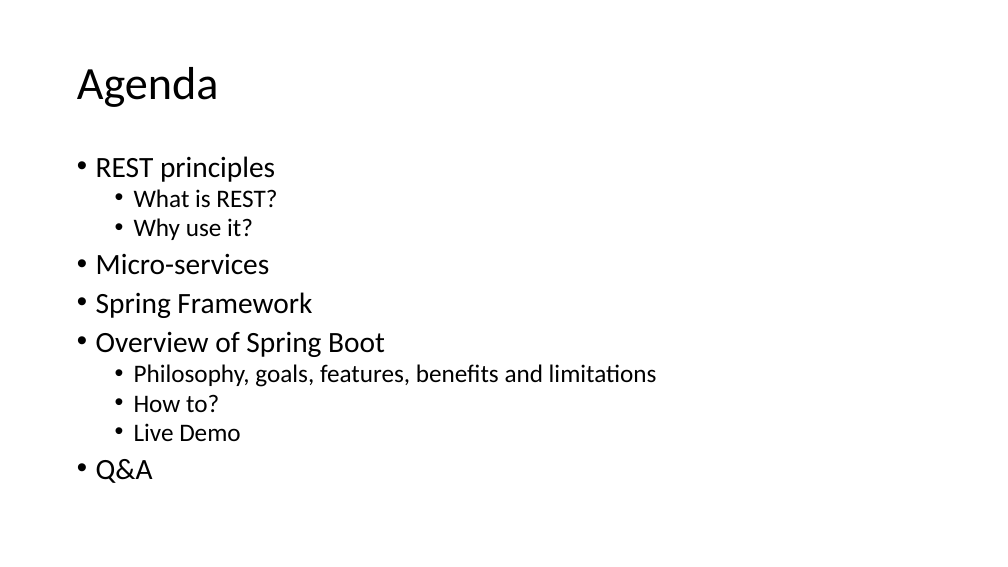
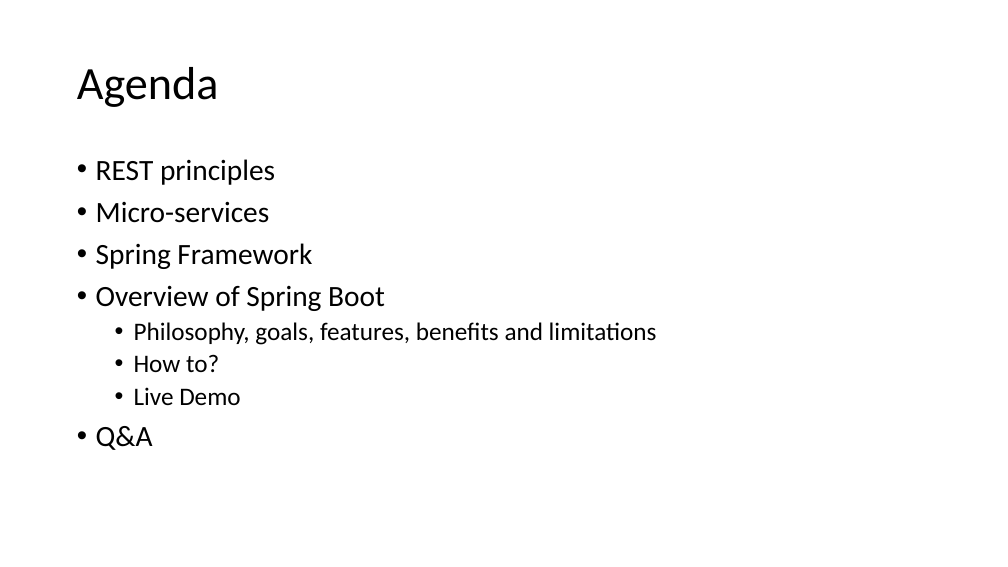
Before and after one commit to batchu/spring-boot-ujug, a slide deck: slide 2 of Spring Boot.pptx. Drawn at 1008x567 pixels with LibreOffice and Linux fonts; fonts in the diff are those of the drawing. Boxes give left, top, right and bottom in pixels: in the first picture for what was removed or moved away, otherwise in the second. Text is boxed around its words. In the diff, an @@ line names an element or a change of style, - is before the commit and + after.

```diff
--- a/Spring Boot.pptx
+++ b/Spring Boot.pptx
@@ text "REST principles" at [96,159,657,450]: line spacing 0.8 to 0.9 @@
@@ text at [134,189,277,240]: paragraphs removed @@
-  • What is REST?
-  • Why use it?
```
Also in this commit, not shown: 6 other files.
